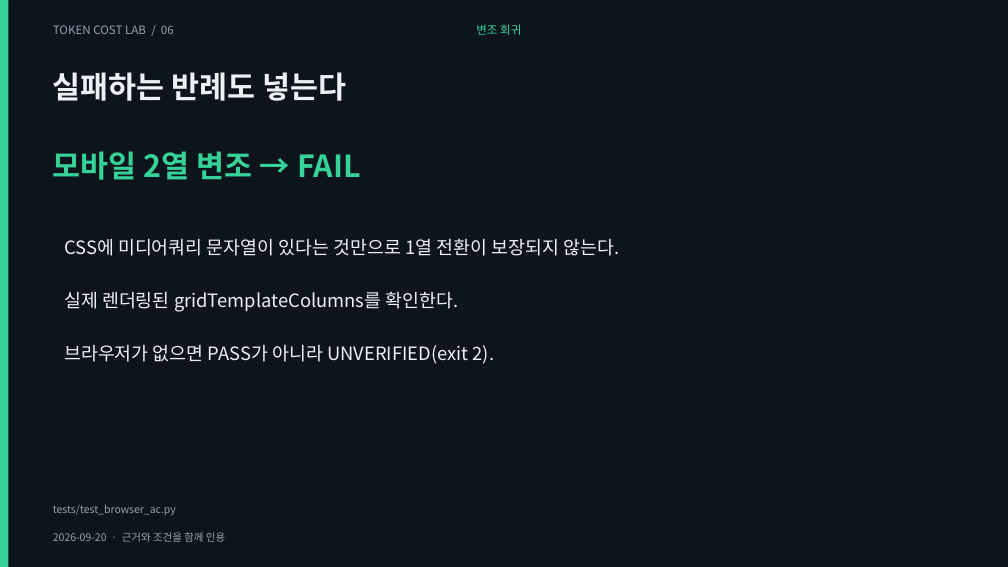
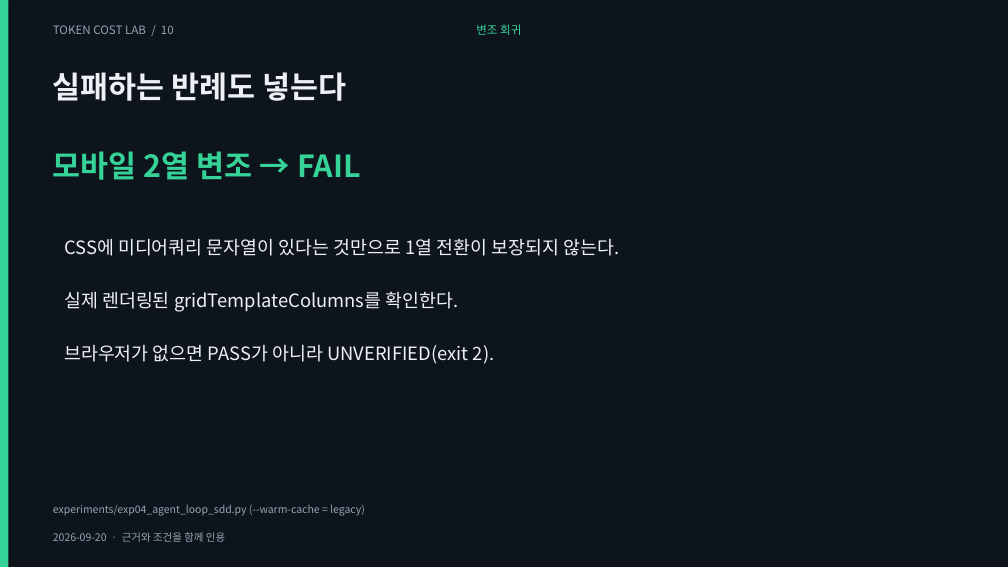
Before and after one commit to giyeop-cody/token-cost-lab, a slide deck: slide 10 of presentation/case_vibe_vs_spec/vibe_vs_spec.pptx (slide 6 before the commit). Drawn at 1008x567 pixels with LibreOffice and Linux fonts; fonts in the diff are those of the drawing. Boxes give left, top, right and bottom in pixels: in the first picture for what was removed or moved away, otherwise in the second. Text is boxed around its words. In the diff, an @@ line names an element or a change of style, - is before the commit and + after.

```diff
--- a/presentation/case_vibe_vs_spec/vibe_vs_spec.pptx
+++ b/presentation/case_vibe_vs_spec/vibe_vs_spec.pptx
@@ text at [53, 25, 174, 34]: text changed @@
-TOKEN COST LAB / 06
+TOKEN COST LAB / 10
@@ text at [53, 504, 365, 516]: text changed @@
-tests/test_browser_ac.py
+experiments/exp04_agent_loop_sdd.py (--warm-cache = legacy)
```
Also in this commit, not shown: 5 other slides changed, 4 slides added, 1 slide removed, 26 other files.
